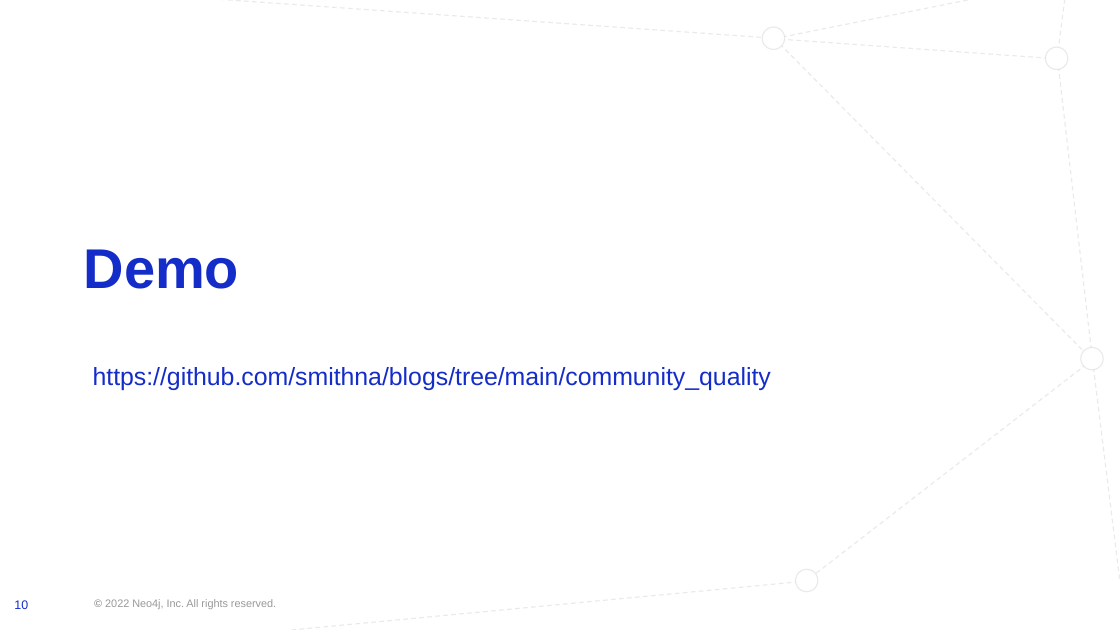
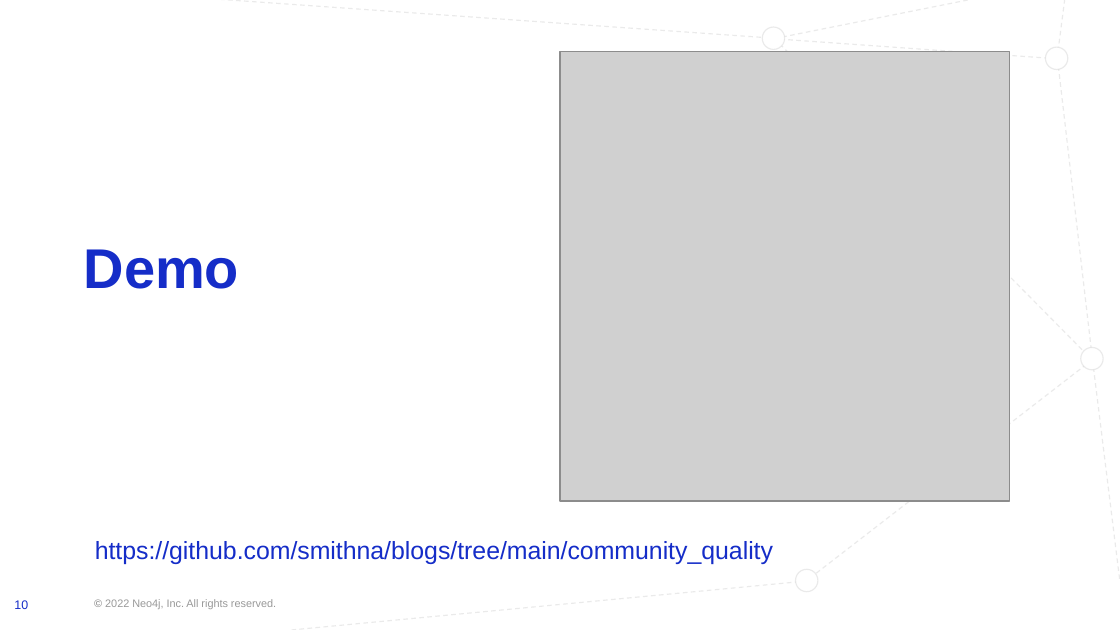
Before and after one commit to smithna/blogs, a slide deck: slide 10 of community_quality/Community_Quality_Graph_Connect_2022.pptx. Drawn at 1120x630 pixels with LibreOffice and Linux fonts; fonts in the diff are those of the drawing; grey boxes stand for pictures; background and template pictures are left out. Boxes give left, top, right and bottom in pixels: in the first picture for what was removed or moved away, otherwise in the second. Text is boxed around its words. In the diff, an @@ line names an element or a change of style, - is before the commit and + after.

```diff
--- a/community_quality/Community_Quality_Graph_Connect_2022.pptx
+++ b/community_quality/Community_Quality_Graph_Connect_2022.pptx
@@ picture added at [560, 52, 1009, 501] @@
@@ subtitle "https://github.com/smithna/blogs/tree/main/community_quality": place and size @@
-subtitle "https://github.com/smithna/blogs/tree/main/community_quality" at [93, 367, 771, 390]
+subtitle "https://github.com/smithna/blogs/tree/main/community_quality" at [95, 541, 773, 564]
```
Also in this commit, not shown: 1 other slide changed, 1 other file.
